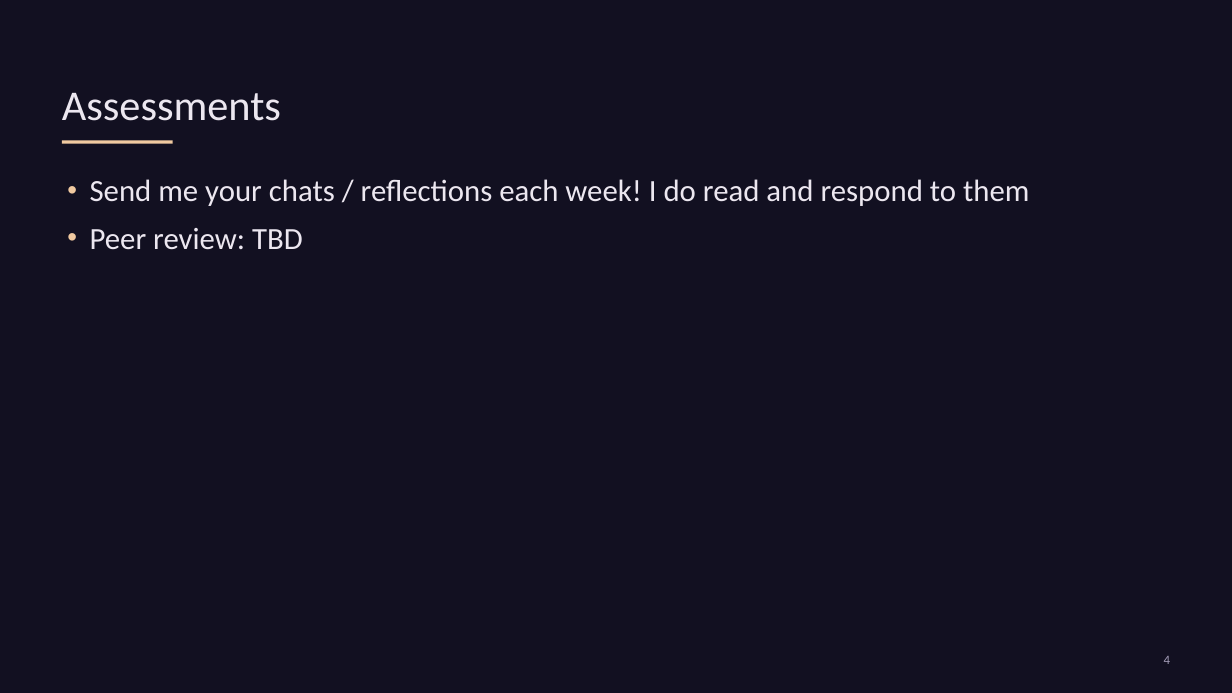
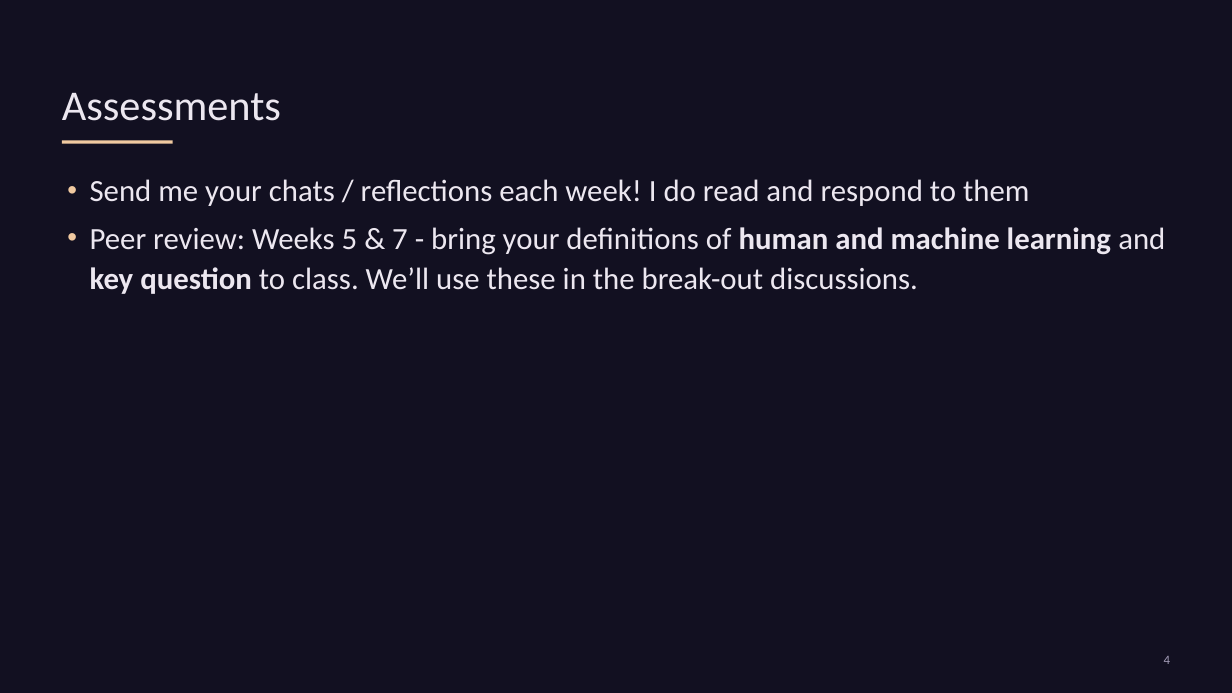
Before and after one commit to liammagee/machinespirits-content-philosophy, a slide deck: slide 4 of courses/479-fall-2026/479-lecture-4.pptx. Drawn at 1232x693 pixels with LibreOffice and Linux fonts; fonts in the diff are those of the drawing. Boxes give left, top, right and bottom in pixels: in the first picture for what was removed or moved away, otherwise in the second. Text is boxed around its words. In the diff, an @@ line names an element or a change of style, - is before the commit and + after.

```diff
--- a/courses/479-fall-2026/479-lecture-4.pptx
+++ b/courses/479-fall-2026/479-lecture-4.pptx
@@ text at box(90, 227, 1165, 294): text changed @@
-• Peer review: TBD
+• Peer review: Weeks 5 & 7 - bring your definitions of human and machine learning and key question to class. We’ll use these in the break-out discussions.
```
Also in this commit, not shown: 7 other slides changed, 3 slides added, 7 other files.
